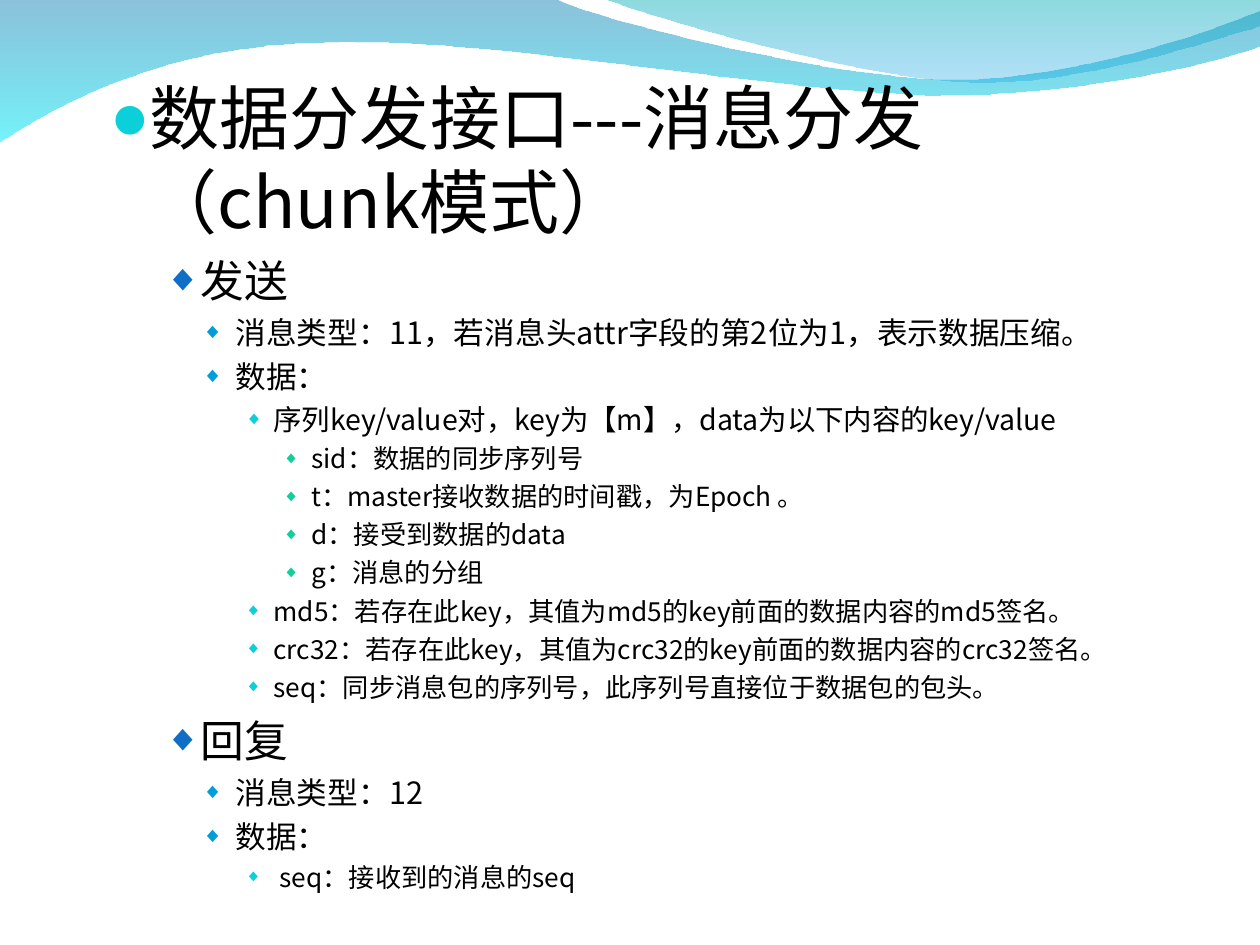
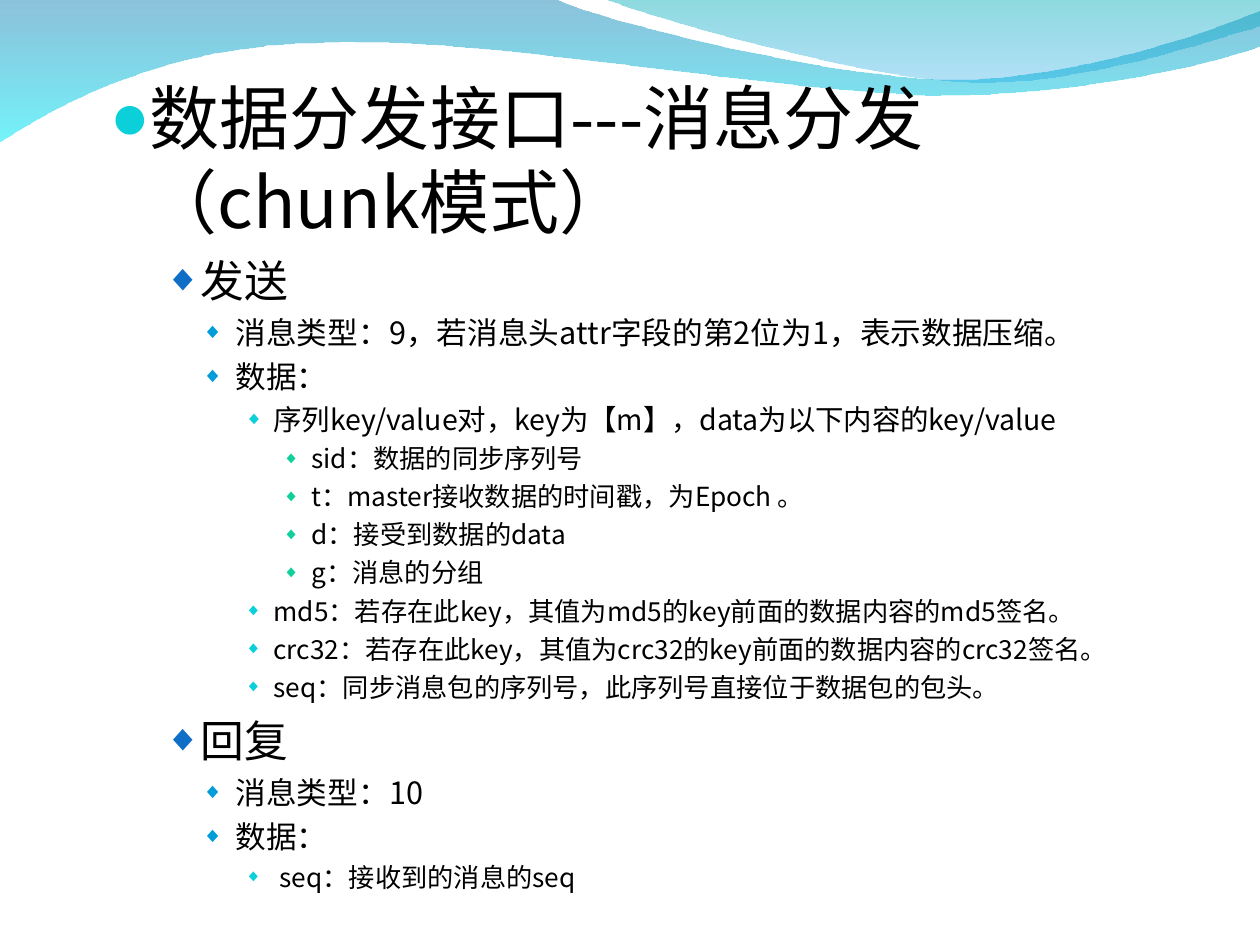
Before and after one commit to zxf1864/cwinux-mq, a slide deck: slide 17 of mq/doc/mq_introduce.ppt (slide 19 before the commit). Drawn at 1260x945 pixels with LibreOffice and Linux fonts; fonts in the diff are those of the drawing; background and template pictures are left out. Boxes give left, top, right and bottom in pixels: in the first picture for what was removed or moved away, otherwise in the second. Text is boxed around its words. In the diff, an @@ line names an element or a change of style, - is before the commit and + after.

```diff
--- a/mq/doc/mq_introduce.ppt
+++ b/mq/doc/mq_introduce.ppt
@@ text at box(236, 318, 1075, 347): text changed @@
-    ◆ 消息类型：11，若消息头attr字段的第2位为1，表示数据压缩。
+    ◆ 消息类型：9，若消息头attr字段的第2位为1，表示数据压缩。
@@ text at box(236, 778, 424, 807): text changed @@
-    ◆ 消息类型：12
+    ◆ 消息类型：10
```
Also in this commit, not shown: 14 other slides changed, 1 slide added, 4 slides removed, 8 other files.
